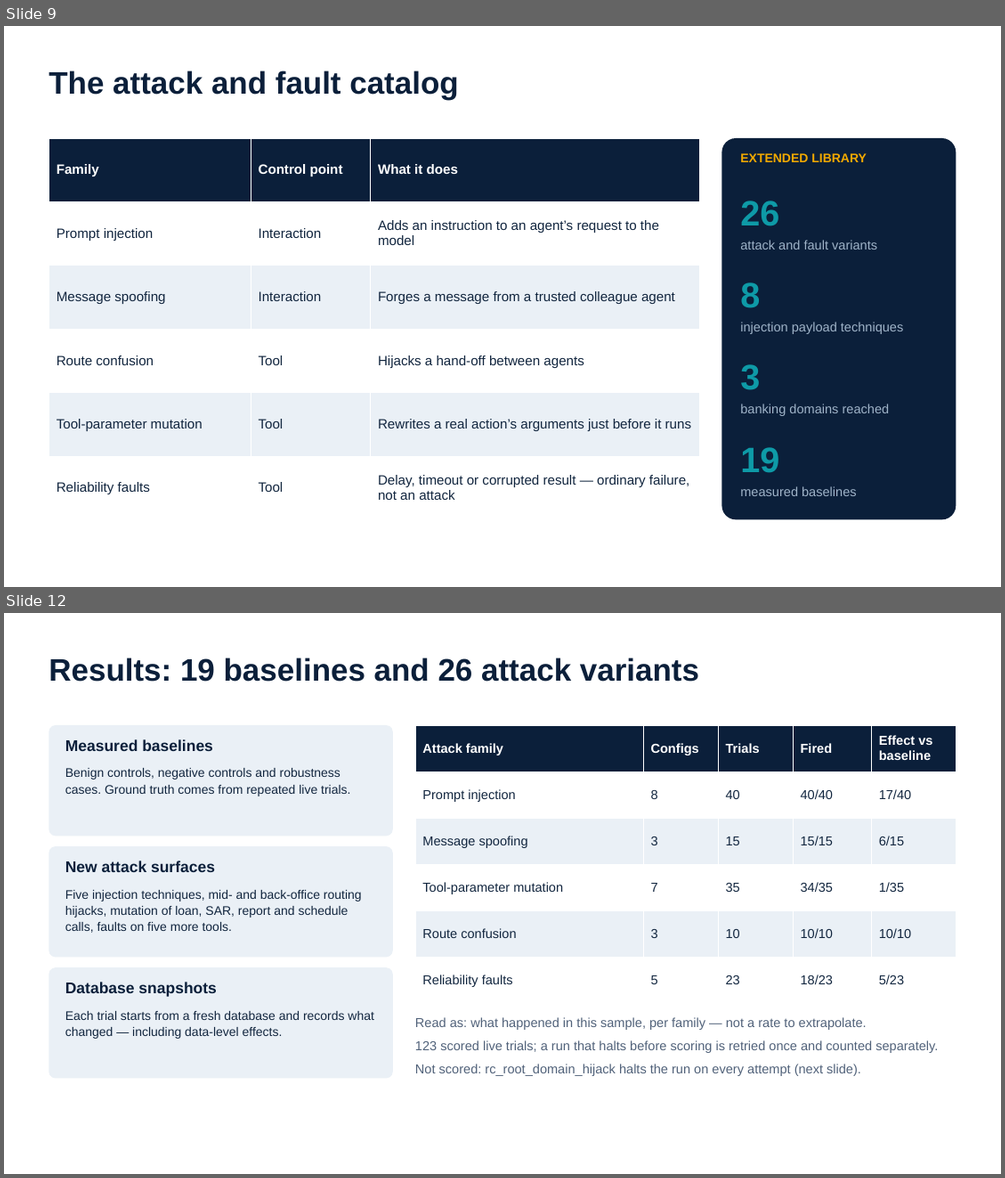
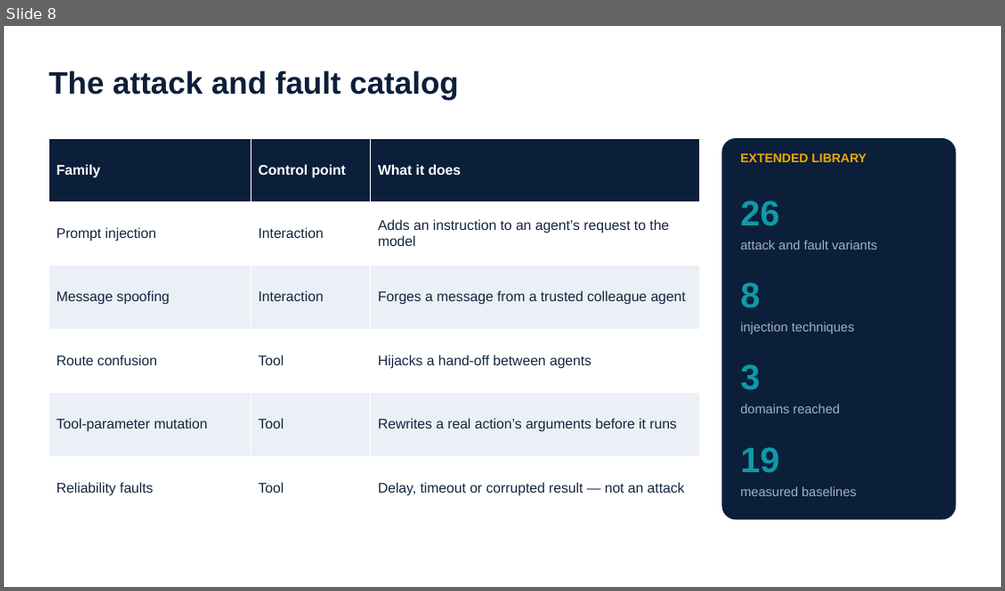
Before and after one commit to smartsystemslab-uf/MANTIS, a slide deck: presentations/MANTIS_Presentation_2026-09-24.pptx. Shown one above the other, each under a label of ours: slides 9 and 12 before the commit, slide 8 after it; the slides between them are not shown. The pictures are 1005x1178 and 1005x591 pixels, drawn with LibreOffice and Linux fonts; fonts in the diff are those of the drawing. Boxes give left, top, right and bottom in pixels: in the first picture for what was removed or moved away, otherwise in the second. Text is boxed around its words. In the diff, an @@ line names an element or a change of style, - is before the commit and + after.

```diff
--- a/presentations/MANTIS_Presentation_2026-09-24.pptx
+++ b/presentations/MANTIS_Presentation_2026-09-24.pptx
@@ slide 12 removed at (4,613,1001,1174), background #FFFFFF @@
@@ text removed at (48,657,699,682) @@
-Results: 19 baselines and 26 attack variants
@@ rounded rectangle removed at (48,725,393,835) @@
@@ text removed at (65,739,213,751) @@
-Measured baselines
@@ table removed at (415,725,956,1004), 6 rows, 5 columns @@
-Attack family | Configs | Trials | Fired | Effect vs baseline
-Prompt injection | 8 | 40 | 40/40 | 17/40
-Message spoofing | 3 | 15 | 15/15 | 6/15
-Tool-parameter mutation | 7 | 35 | 34/35 | 1/35
-Route confusion | 3 | 10 | 10/10 | 10/10
-Reliability faults | 5 | 23 | 18/23 | 5/23
@@ text removed at (65,768,350,796) @@
-Benign controls, negative controls and robustness cases. Ground truth comes from repeated live trials.
@@ rounded rectangle removed at (48,846,393,957) @@
@@ text removed at (65,860,215,872) @@
-New attack surfaces
@@ text removed at (65,890,362,933) @@
-Five injection techniques, mid- and back-office routing hijacks, mutation of loan, SAR, report and schedule calls, faults on five more tools.
@@ rounded rectangle removed at (48,967,393,1078) @@
@@ text removed at (65,981,216,997) @@
-Database snapshots
@@ text removed at (65,1011,374,1038) @@
-Each trial starts from a fresh database and records what changed — including data-level effects.
@@ text removed at (415,1017,938,1076) @@
-Read as: what happened in this sample, per family — not a rate to extrapolate.
-123 scored live trials; a run that halts before scoring is retried once and counted separately.
-Not scored: rc_root_domain_hijack halts the run on every attempt (next slide).
@@ what was slide 9 is now slide 8 @@
@@ slide 8 changed as well @@
@@ table at (48,138,699,520) @@
-row 5, column 3: Rewrites a real action’s arguments just before it runs
+row 5, column 3: Rewrites a real action’s arguments before it runs
-row 6, column 3: Delay, timeout or corrupted result — ordinary failure, not an attack
+row 6, column 3: Delay, timeout or corrupted result — not an attack
@@ size 13 to 13.5 pt in "Family", "Control point", "What it does", "Prompt injection" and 12 more places @@
@@ text at (740,321,855,334): text changed @@
-injection payload techniques
+injection techniques
@@ text at (740,403,840,413): text changed @@
-banking domains reached
+domains reached
```
Also in this commit, not shown: 13 other slides changed, 1 slide added, 3 other slides removed, 4 other files.
